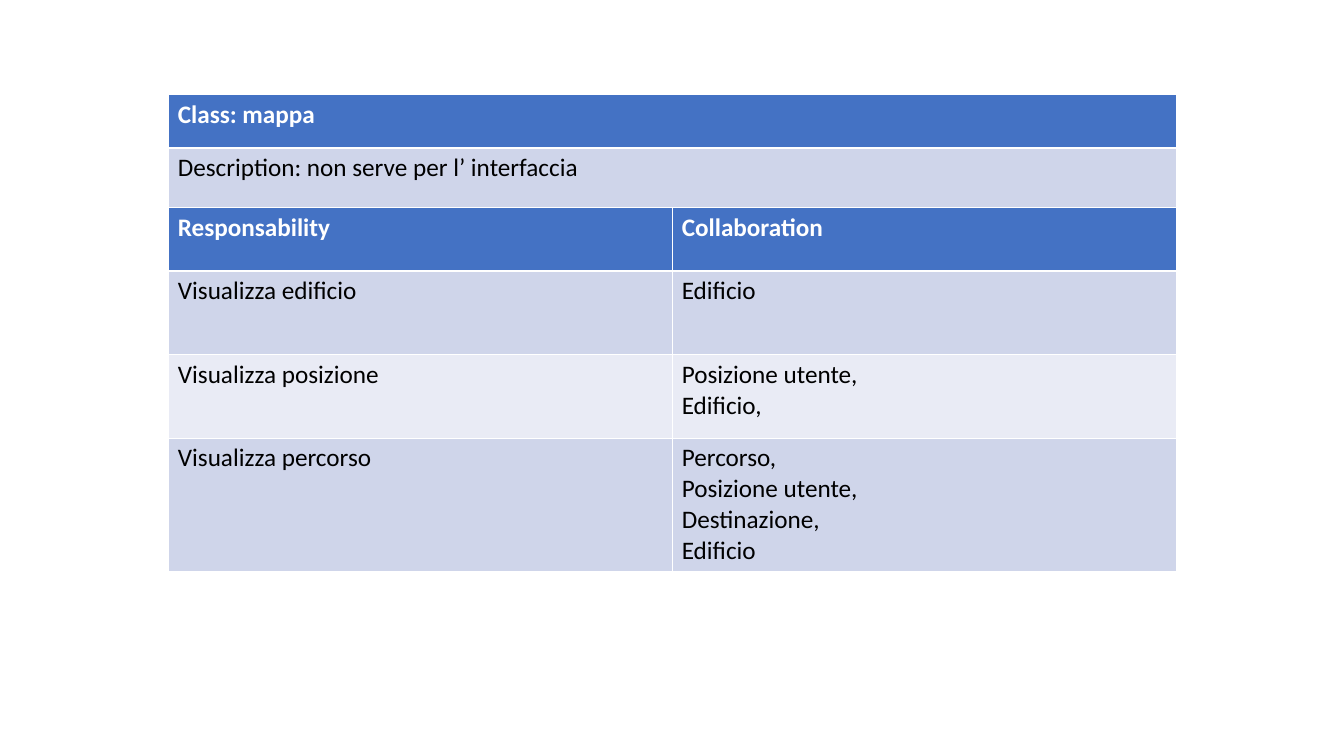
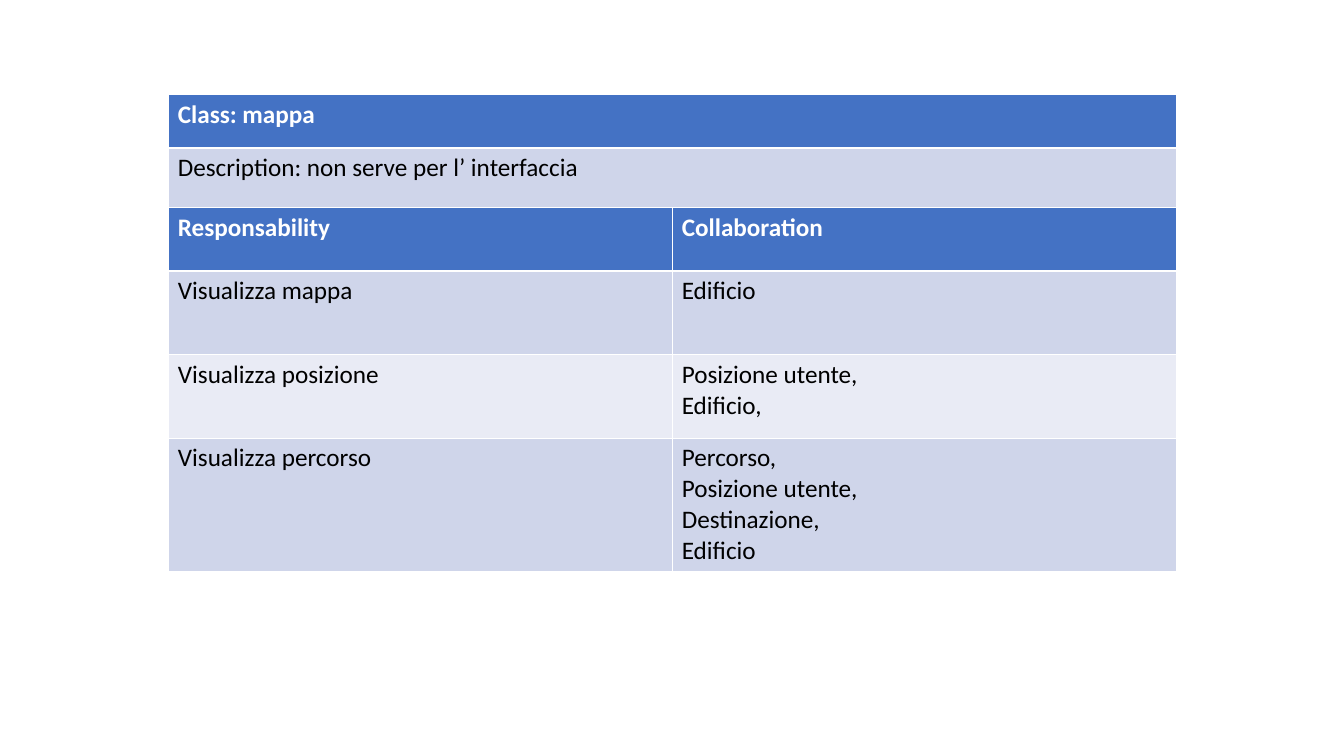
Before and after one commit to ecorradini/ProgettoIDS, a slide deck: slide 1 of AnalisiRequisiti/CRC/UT2/ClassiDiAnalisiUT2.ppt. Drawn at 1344x756 pixels with LibreOffice and Linux fonts; fonts in the diff are those of the drawing. Boxes give left, top, right and bottom in pixels: in the first picture for what was removed or moved away, otherwise in the second. Text is boxed around its words. In the diff, an @@ line names an element or a change of style, - is before the commit and + after.

```diff
--- a/AnalisiRequisiti/CRC/UT2/ClassiDiAnalisiUT2.ppt
+++ b/AnalisiRequisiti/CRC/UT2/ClassiDiAnalisiUT2.ppt
@@ table at [168,207,1176,570] @@
-row 2, column 1: Visualizza edificio
+row 2, column 1: Visualizza mappa
```
Also in this commit, not shown: 3 slides added, 3 other files.
